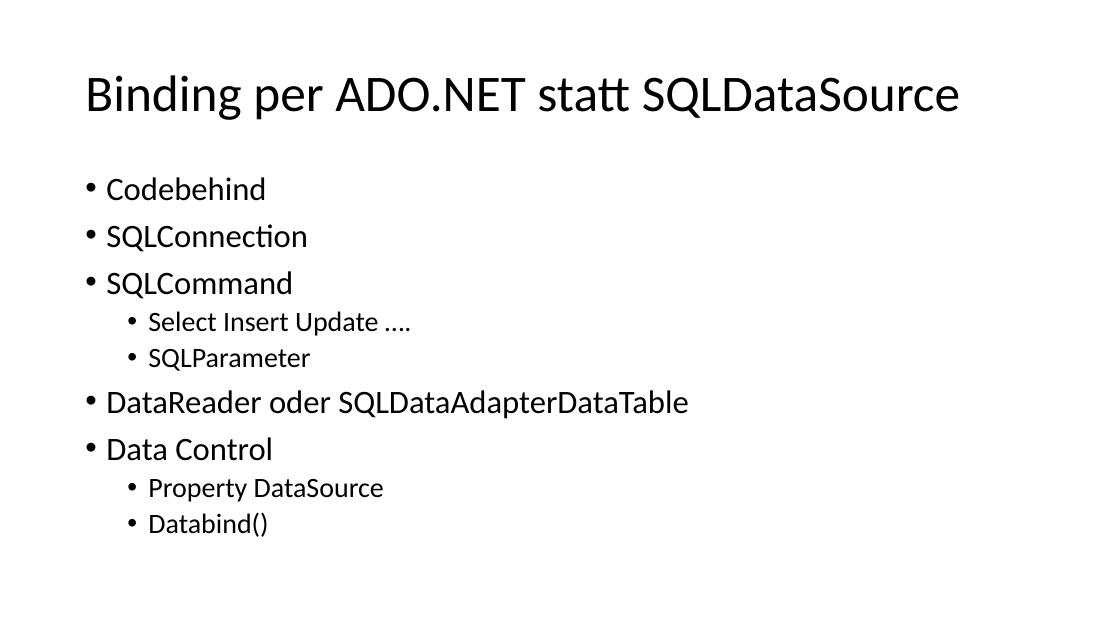
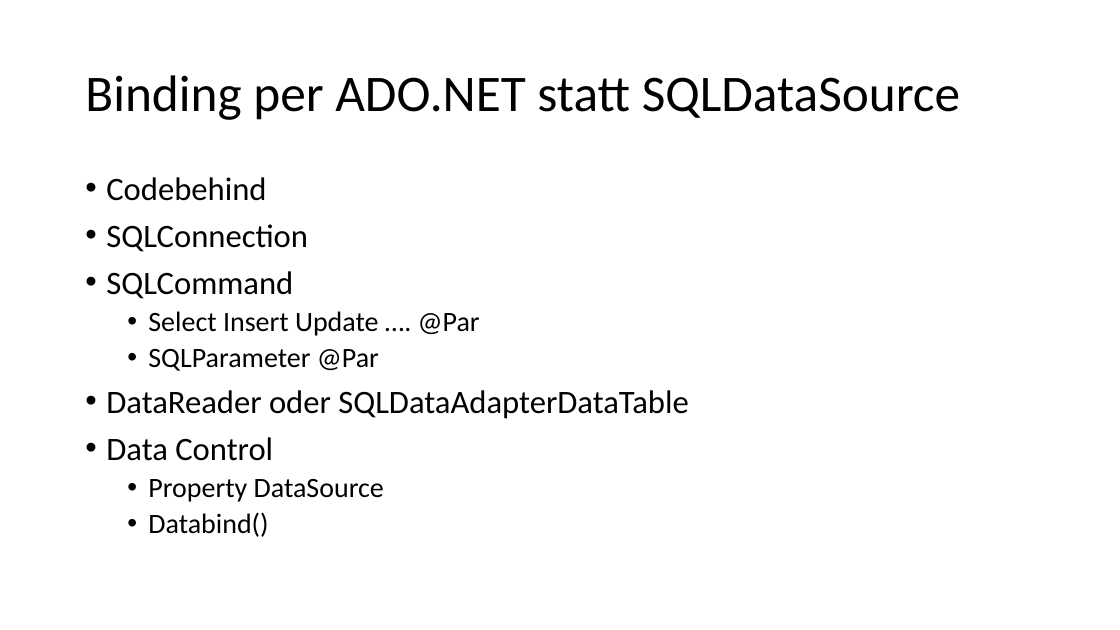
Before and after one commit to ppedvAG/WebformsKurs, a slide deck: slide 11 of 08ManagingDataAccess.pptx. Drawn at 1120x630 pixels with LibreOffice and Linux fonts; fonts in the diff are those of the drawing. Boxes give left, top, right and bottom in pixels: in the first picture for what was removed or moved away, otherwise in the second. Text is boxed around its words. In the diff, an @@ line names an element or a change of style, - is before the commit and + after.

```diff
--- a/08ManagingDataAccess.pptx
+++ b/08ManagingDataAccess.pptx
@@ text at box(148, 311, 480, 371): text changed @@
-  • Select Insert Update ….
-  • SQLParameter
+  • Select Insert Update …. @Par
+  • SQLParameter @Par
```
Also in this commit, not shown: 7 other files.
